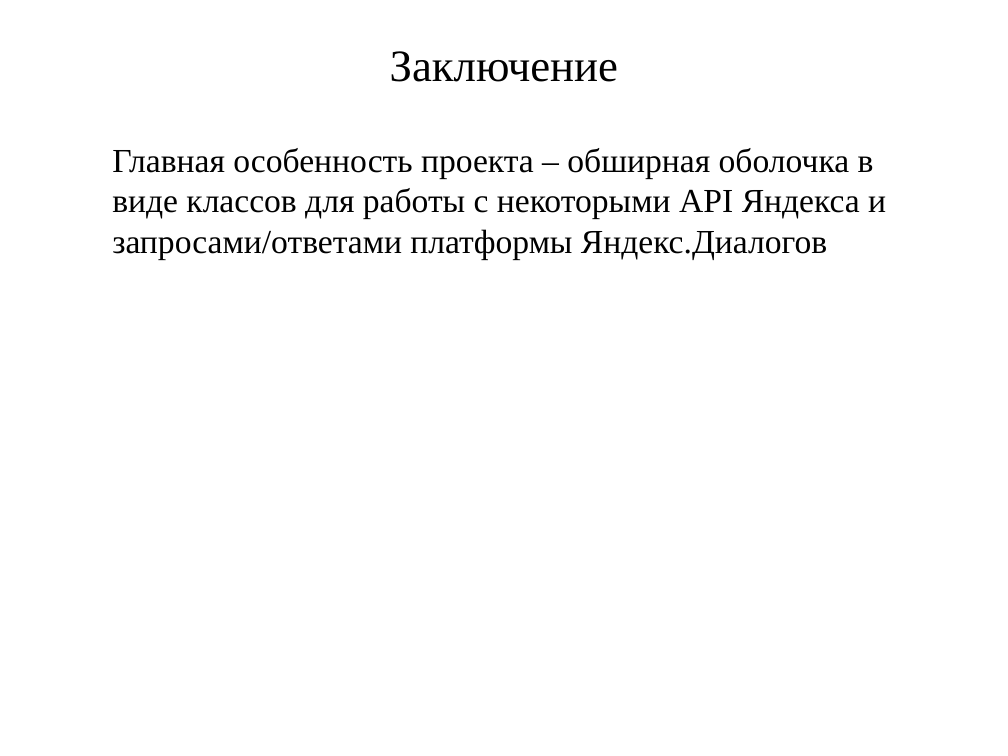
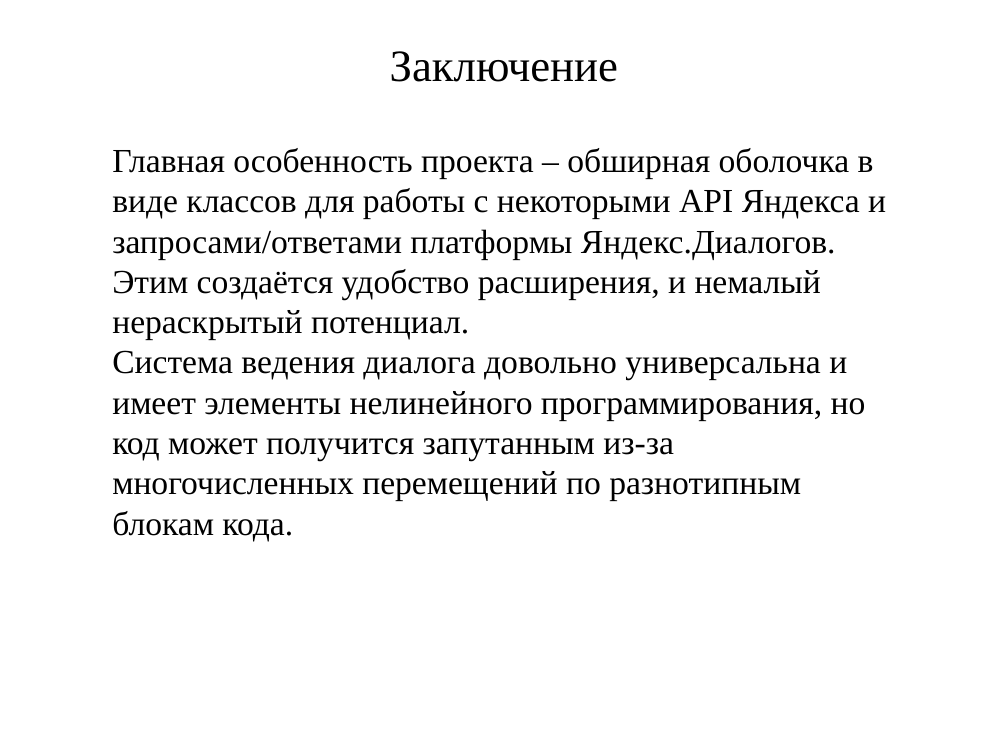
Before and after one commit to alexe-mgn/Alice-maps-API-skill, a slide deck: slide 5 of Project.ppt. Drawn at 1008x756 pixels with LibreOffice and Linux fonts; fonts in the diff are those of the drawing; background and template pictures are left out. Boxes give left, top, right and bottom in pixels: in the first picture for what was removed or moved away, otherwise in the second. Text is boxed around its words. In the diff, an @@ line names an element or a change of style, - is before the commit and + after.

```diff
--- a/Project.ppt
+++ b/Project.ppt
@@ text at [112, 148, 886, 541]: text changed @@
-Главная особенность проекта – обширная оболочка в виде классов для работы с некоторыми API Яндекса и запросами/ответами платформы Яндекс.Диалогов
+Главная особенность проекта – обширная оболочка в виде классов для работы с некоторыми API Яндекса и запросами/ответами платформы Яндекс.Диалогов.
+Этим создаётся удобство расширения, и немалый нераскрытый потенциал.
+Система ведения диалога довольно универсальна и имеет элементы нелинейного программирования, но код может получится запутанным из-за многочисленных перемещений по разнотипным блокам кода.
```
Also in this commit, not shown: 2 other files.
